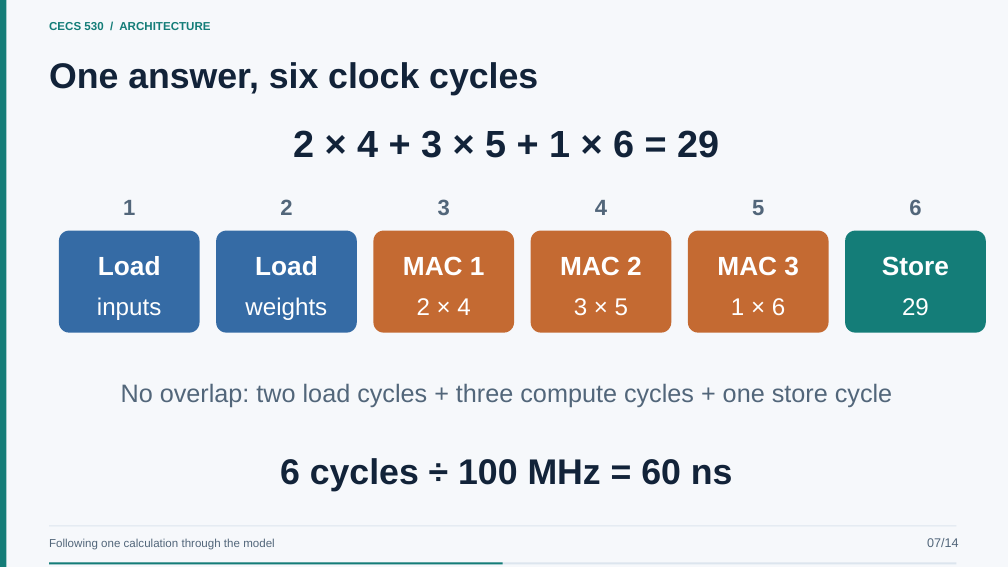
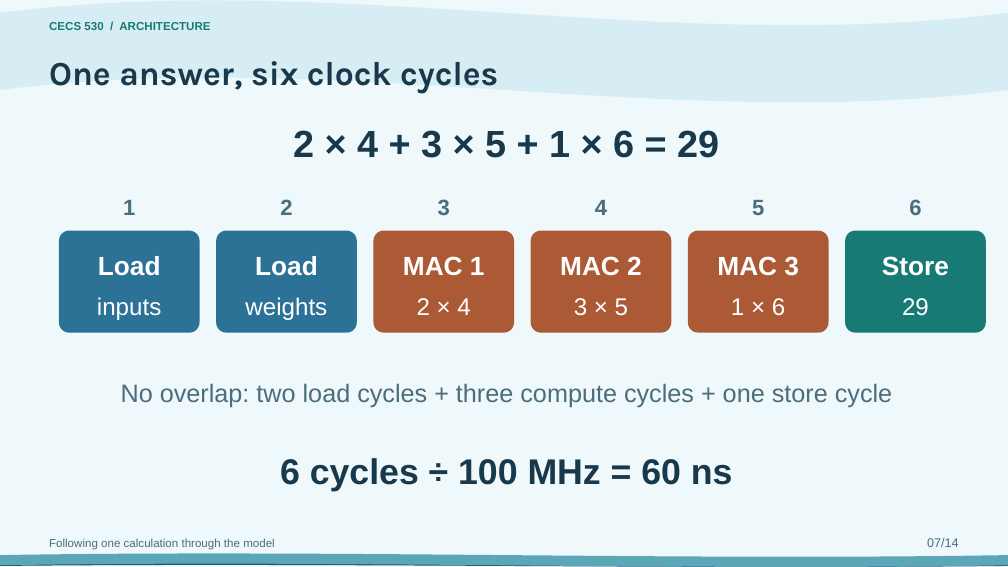
Before and after one commit to EnragedWaters/CECS-530-Quantized-Neural-Network-Accelerator, a slide deck: slide 7 of presentation/project-presentation.pptx. Drawn at 1008x567 pixels with LibreOffice and Linux fonts; fonts in the diff are those of the drawing. Boxes give left, top, right and bottom in pixels: in the first picture for what was removed or moved away, otherwise in the second. Text is boxed around its words. In the diff, an @@ line names an element or a change of style, - is before the commit and + after.

Commit message:
Use Ocean Waves theme for project presentation

```diff
--- a/presentation/project-presentation.pptx
+++ b/presentation/project-presentation.pptx
@@ background #F6F8FB to #EFF8FB @@
@@ rectangle removed at (0, 0, 7, 567) @@
@@ wave added at (0, 0, 1008, 103), fill #D7EDF4 @@
@@ text "CECS 530 / ARCHITECTURE" at (49, 22, 210, 30): text colour #147D78 to #187A75 @@
@@ text "One answer, six clock cycles" at (49, 61, 498, 94): size 34 to 32 pt, font Arial to Karla, text colour #122339 to #18394C @@
@@ text "2 × 4 + 3 ..." at (293, 130, 719, 158): text colour #122339 to #18394C @@
@@ rounded rectangle at (59, 231, 200, 333): fill #356BA5 to #2B7296 @@
@@ rounded rectangle at (216, 231, 357, 333): fill #356BA5 to #2B7296 @@
@@ fill #C46A32 to #AB5A35 in 3 elements at (374, 231, 514, 333), (531, 231, 671, 333), (688, 231, 829, 333) @@
@@ text "6 cycles ÷ 100 MHz ..." at (280, 458, 733, 491): text colour #122339 to #18394C @@
@@ text "Following one calculation through the ..." at (49, 538, 275, 550): text colour #52667A to #4C6D7B @@
@@ text "07/14" at (927, 538, 958, 547): text colour #52667A to #4C6D7B @@
@@ wave added at (0, 559, 1008, 567), fill #175B7A @@
@@ wave added at (0, 554, 1008, 567), fill #5BA7B8 @@
@@ rectangle removed at (49, 563, 957, 565) @@
@@ rectangle removed at (49, 563, 503, 565) @@
```
Also in this commit, not shown: 17 other slides changed, 2 other files.
